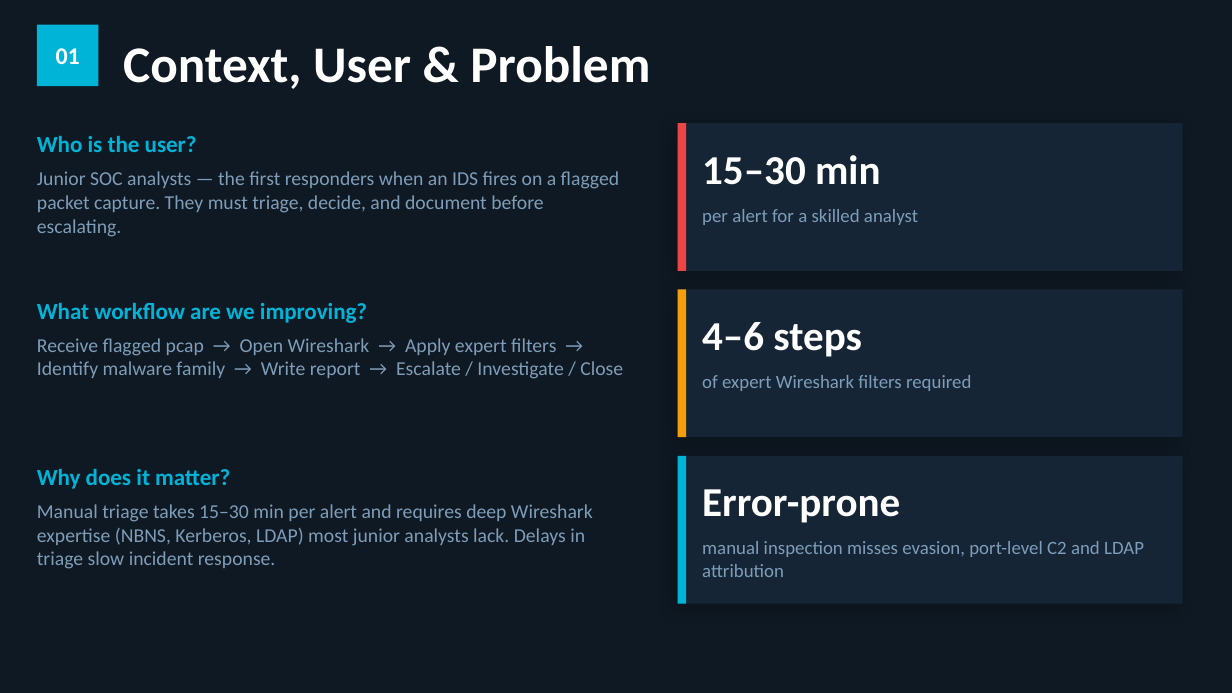
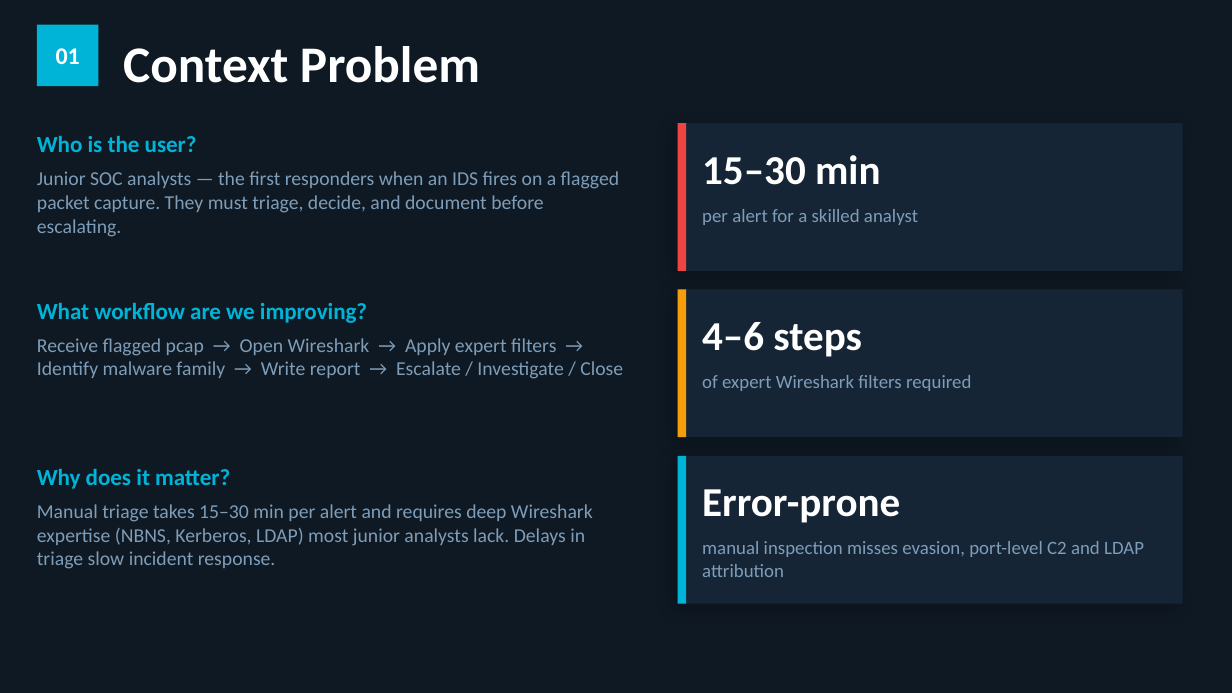
Before and after one commit to dRam51/soc-triage-assistant, a slide deck: slide 2 of soc-triage-presentation.pptx. Drawn at 1232x693 pixels with LibreOffice and Linux fonts; fonts in the diff are those of the drawing. Boxes give left, top, right and bottom in pixels: in the first picture for what was removed or moved away, otherwise in the second. Text is boxed around its words. In the diff, an @@ line names an element or a change of style, - is before the commit and + after.

```diff
--- a/soc-triage-presentation.pptx
+++ b/soc-triage-presentation.pptx
@@ text at [123,46,480,83]: text changed @@
-Context, User & Problem
+Context Problem
```
Also in this commit, not shown: 3 other slides changed.
